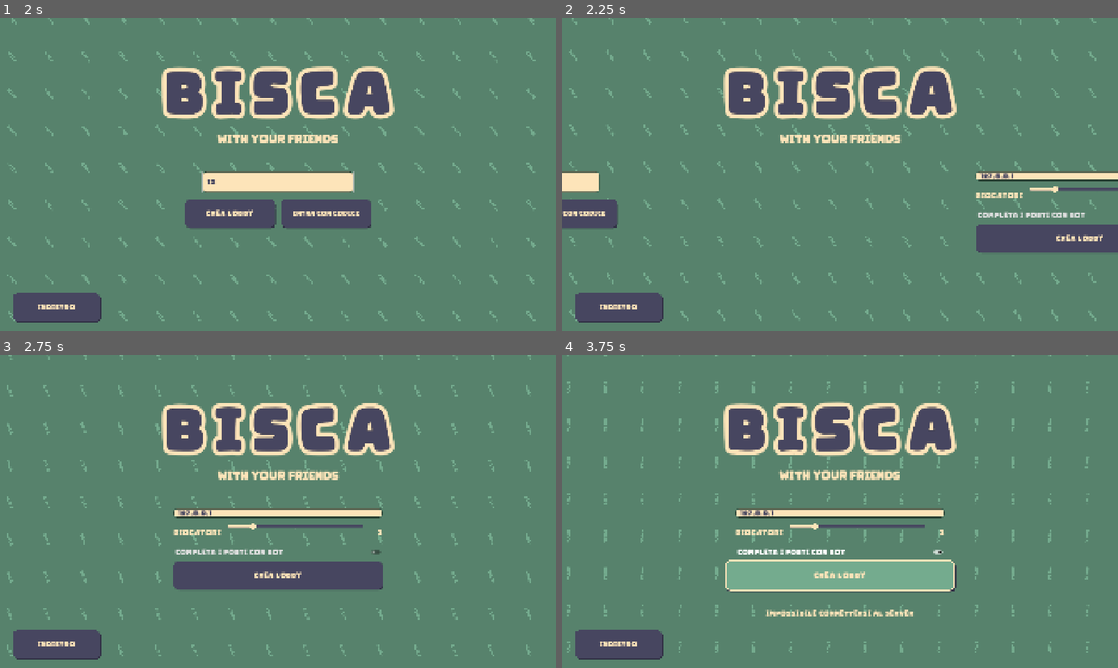
Above: before the commit, frames 1-4 (two rows, left to right).
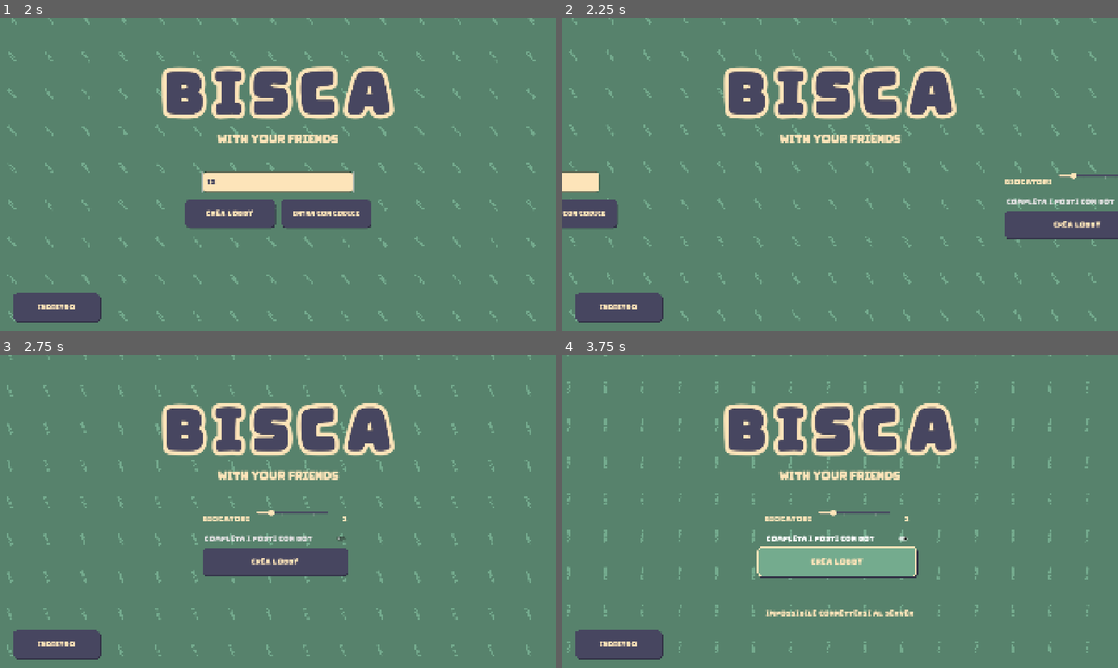
Above: after the commit, the same moments.

Repository: uomospazio/bisca-online
Game: Godot game, scene res://scenes/balatro/balatro.tscn
Same seed, same stepped clock (60 frames per second), same inputs: the game is played once before the commit and once after it.
Inputs (mouse positions are in pixels of both pictures, inside the frame that each line leads up to):
- Up to frame 1 (2 s): click "MULTIPLAYER" at 0.5 s; click (278, 180) at 1.27 s; type "12" at 1.35 s
- Up to frame 2 (2.25 s): click "CREA LOBBY" at 2 s
- Up to frame 3 (2.75 s): no input
- Up to frame 4 (3.75 s): click "Completa i posti con bot" at 2.75 s; click "CREA LOBBY" at 3.5 s

Frame 1 is identical in both runs. In frame 2, 3.8% of the frame differs, in the area x 74-100%, y 48-75%; in frame 3, 5.5%; in frame 4, 7.1%, in the area x 29-71%, y 14-76%.

Commit message:
fix lobby addess

Diff:
--- a/scenes/balatro/scripts/network_lobby.gd
+++ b/scenes/balatro/scripts/network_lobby.gd
@@ -40,8 +40,8 @@
 	join.add_theme_font_size_override("font_size", 22)
 	controls = VBoxContainer.new()
 	add_child(controls)
-	controls.position = Vector2(600, 530)
-	controls.size = Vector2(720, 360)
+	controls.position = Vector2(700, 530)
+	controls.size = Vector2(400, 360)
 	controls.add_theme_constant_override("separation", 16)
 	address = LineEdit.new()
 	address.virtual_keyboard_enabled = true
@@ -49,12 +49,14 @@
 	address.text = net.endpoint
 	address.placeholder_text = "Indirizzo server"
 	menu._style_input(address, 24)
-	controls.add_child(address)
+	# controls.add_child(address)
 	code = LineEdit.new()
 	code.virtual_keyboard_enabled = true
 	code.virtual_keyboard_show_on_focus = true
 	code.placeholder_text = "Codice stanza"
 	code.max_length = 6
+	code.custom_minimum_size = Vector2(500, 80)
+	code.size_flags_horizontal = Control.SIZE_SHRINK_CENTER
 	menu._style_input(code, 24)
 	controls.add_child(code)
 	capacity_row = HBoxContainer.new()
Not shown, changed: docs/index.html
Not shown, changed: docs/index.pck
